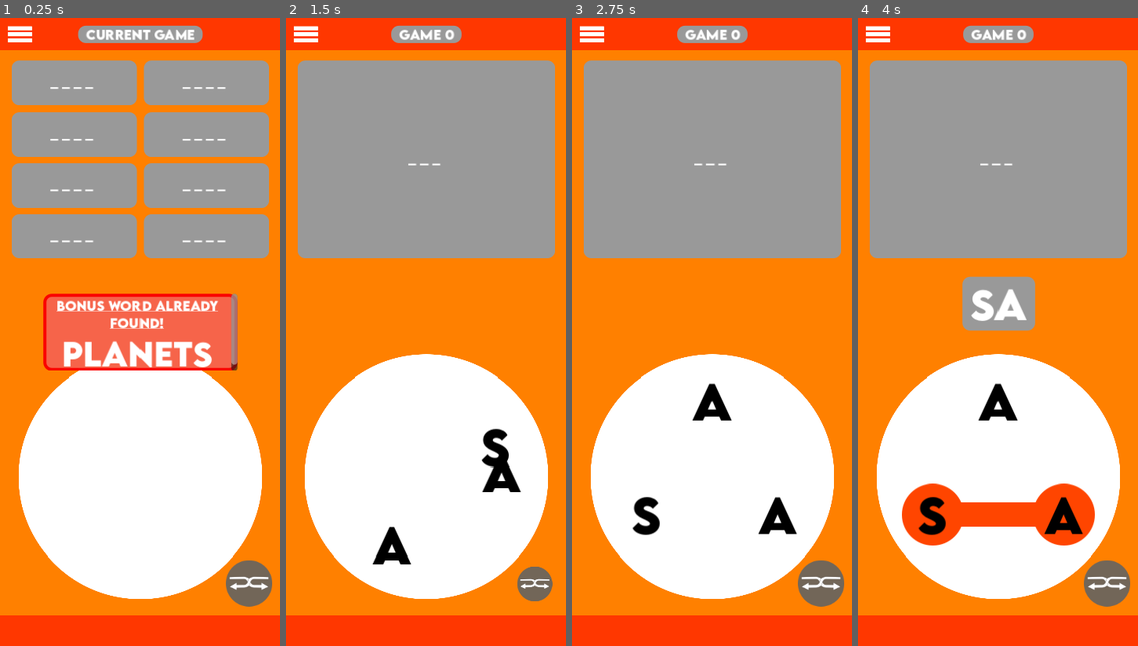
Above: before the commit, frames 1-4 (left to right).
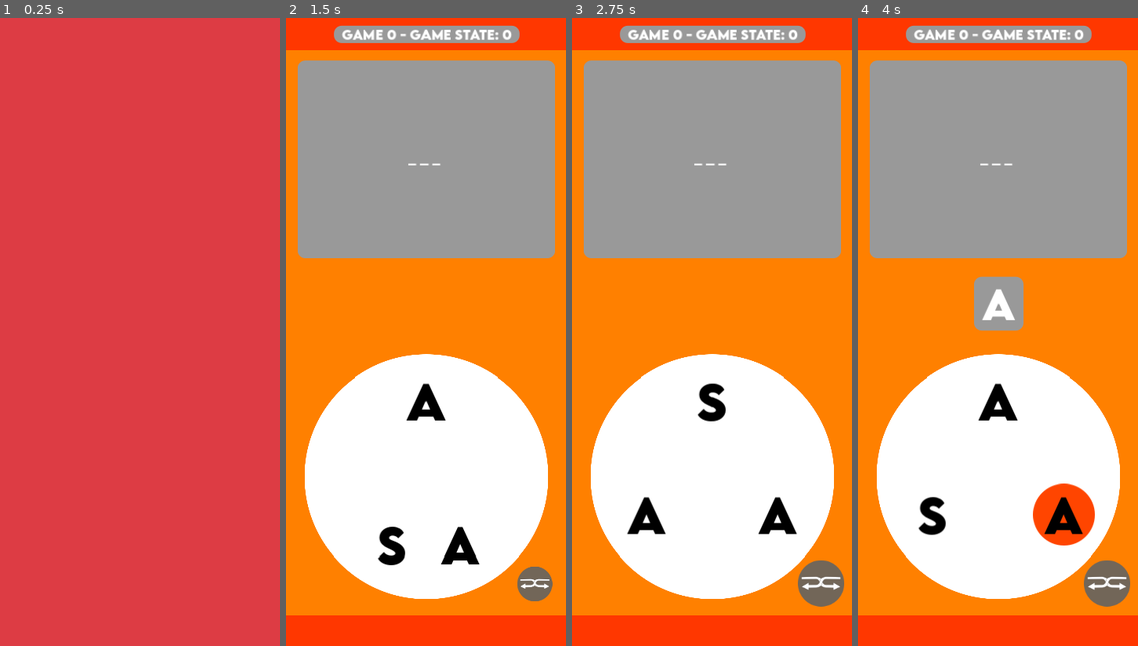
Above: after the commit, the same moments.

Repository: Kimedero/Neno-Play
Game: Godot game, scene res://main_scene.tscn
Same seed, same stepped clock (60 frames per second), same inputs: the game is played once before the commit and once after it.
Inputs (mouse positions are in pixels of both pictures, inside the frame that each line leads up to):
- Up to frame 1 (0.25 s): no input
- Up to frame 2 (1.5 s): click (535, 583) at 0.5 s; click (535, 583) at 1.25 s
- Up to frame 3 (2.75 s): click (821, 583) at 2 s
- Up to frame 4 (4 s): click (877, 30) at 2.77 s; tap Enter at 3.5 s; drag from (933, 514) to (1062, 514) at 3.52 s

The runs differ from the first frame. In frame 1, 100% of the frame differs, in the area x 0-100%, y 0-100%; in frame 2, 3.6%; in frame 3, 2.3%; in frame 4, 5.3%.

Commit message:
Loading Up Progress
Implemented loading up of a previous game's progress

Diff:
--- /dev/null
+++ b/TESTS/dictionary_save_test.gd
@@ -0,0 +1,22 @@
+extends Control
+
+@onready var current_game_label: Label = $CurrentGameLabel
+@onready var word_text_edit: TextEdit = $wordTextEdit
+@onready var save_button: Button = $SaveButton
+@onready var info_label: Label = $infoLabel
+
+var progress_dict: Dictionary
+var current_game: int = 0
+
+func _ready() -> void:
+	save_button.pressed.connect(save_progress)
+
+
+func save_progress():
+	var text_to_save: String = ""
+	for i in current_game + 1:
+		text_to_save += "%s -> " % [word_text_edit.text]
+	progress_dict["game_%s" % current_game] = text_to_save
+
+	info_label.text = "%s" % progress_dict
+	current_game += 1
--- /dev/null
+++ b/TESTS/dictionary_save_test.tscn
@@ -0,0 +1,55 @@
+[gd_scene load_steps=2 format=3 uid="uid://7tfgalo8hlit"]
+
+[ext_resource type="Script" uid="uid://clcm66gxm3h7i" path="res://TESTS/dictionary_save_test.gd" id="1_i5c6s"]
+
+[node name="DictionarySaveTest" type="Control"]
+layout_mode = 3
+anchors_preset = 15
+anchor_right = 1.0
+anchor_bottom = 1.0
+offset_left = 10.0
+offset_top = 10.0
+offset_right = -10.0
+offset_bottom = -10.0
+grow_horizontal = 2
+grow_vertical = 2
+script = ExtResource("1_i5c6s")
+
+[node name="CurrentGameLabel" type="Label" parent="."]
+layout_mode = 1
+anchors_preset = -1
+anchor_right = 1.0
+anchor_bottom = 0.05
+text = "Current game"
+horizontal_alignment = 1
+
+[node name="wordTextEdit" type="TextEdit" parent="."]
+layout_mode = 1
+anchors_preset = -1
+anchor_top = 0.05
+anchor_right = 1.0
+anchor_bottom = 0.1
+text = "mundu"
+placeholder_text = "type something here"
+
+[node name="SaveButton" type="Button" parent="."]
+layout_mode = 1
+anchors_preset = -1
+anchor_top = 0.1
+anchor_right = 1.0
+anchor_bottom = 0.15
+offset_left = 2.0
+offset_top = 2.0
+offset_right = -2.0
+offset_bottom = -2.0
+text = "Save Progress"
+
+[node name="infoLabel" type="Label" parent="."]
+layout_mode = 1
+anchors_preset = -1
+anchor_top = 0.15
+anchor_right = 1.0
+anchor_bottom = 1.0
+text = "info"
+horizontal_alignment = 1
+autowrap_mode = 3
--- a/main_scene.gd
+++ b/main_scene.gd
@@ -2,9 +2,14 @@
 
 const GAME_MAKER = preload("res://resources/game_maker.tres")
 
-var current_game: int = 0
+var current_game: int = 0 # 31 # 0
 enum LANGUAGE {ENGLISH, SWAHILI}
 @export var current_language := LANGUAGE.ENGLISH
+
+# every time we figure out a bonus word we get a reward according to how long the word is
+var current_score: int = 0
+enum GAME_STATE {IN_PROGRESS, LEVEL_COMPLETED}
+var game_state: GAME_STATE = GAME_STATE.IN_PROGRESS
 
 @onready var formed_word_label: Label = $BottomPart/FormedWordControl/FormedWordLabel
 
@@ -30,6 +35,8 @@
 var words_to_find_array: Array = ['PLAN', 'LANE', 'PLEA', 'LANES', 'LEAPS', 'PLANE', 'PLANES',  'PLEAS']
 var found_words_array: Array
 var found_bonus_words_array: Array
+var temp_found_words_array: Array # after loading the game we hold the values here before
+var temp_found_bonus_words_array: Array
 
 ## an array full of words
 var all_english_words: Array
@@ -52,6 +59,8 @@
 var dictionary_file = "res://assets/dictionary.txt"
 var kamusi_file = "res://assets/Kamusi/kamusi_words.txt"
 
+var current_progress_dict: Dictionary
+
 @onready var shuffle_texture_button: TextureButton = $BottomPart/ShuffleTextureButton
 
 @onready var current_game_label: Label = $UpperPart/CurrentGameLabel
@@ -59,10 +68,14 @@
 @onready var screen_transition_color_rect: ColorRect = $ScreenTransitionColorRect
 @onready var game_over_screen_color_rect: ColorRect = $GameOverScreenColorRect
 
+var save_file_path = "user://progress.sav" # progress/
+
 func _ready() -> void:
+	randomize()
+
 	initialize_game()
 
-	#load_next_game()
+	load_progress()
 
 	screen_transition()
 
@@ -96,7 +109,7 @@
 
 	all_english_words = parse_dictionary(dictionary_file)
 	all_swahili_words = parse_dictionary(kamusi_file)
-	dictionary_choice()
+	choose_dictionary()
 
 	handling_notches()
 
@@ -105,7 +118,7 @@
 
 func load_next_game():
 	# loading a new game
-	load_new_game_settings()
+	initialize_new_game_settings()
 	format_word_grid()
 
 	centering_dot_hub()
@@ -117,10 +130,10 @@
 	shuffle_dots()
 
 	# making sure we are loading the right dictionary
-	dictionary_choice()
-
-
-func load_new_game_settings():
+	choose_dictionary()
+
+
+func initialize_new_game_settings():
 	# settings to reset
 	found_words_array.clear()
 	found_bonus_words_array.clear()
@@ -136,7 +149,7 @@
 	if game_dict.has(current_game):
 		var curr_game_settings: Dictionary = game_dict[current_game]
 		print("Current game settings: %s" % [curr_game_settings])
-		current_game_label.text = "Game %s" % [current_game]
+		current_game_label.text = "Game %s - Game State: %s" % [current_game, game_state]
 		actual_letters = curr_game_settings.letters
 		number_of_dots = actual_letters.length()
 		word_columns = curr_game_settings.columns
@@ -205,24 +218,28 @@
 func certify_formed_word():
 	var formed_word = formed_word_label.text
 	if formed_word.length() > 1:
-		#for _word: Control in word_grid_container.get_children():
-			if formed_word in word_panel_dict.keys():
-				if formed_word not in found_words_array:
-			#if formed_word == _word.word_to_display:
-					word_panel_dict[formed_word].animate_found_word()
-					#_word.animate_found_word()
-					found_words_array.append(formed_word)
-
-					if found_words_array.size() == words_to_find_array.size():
-						current_game += 1
-						#print("Congratulations! You finished the game!")
-						screen_transition()
-						#load_next_game()
-				else:
-					word_panel_dict[formed_word].flash_found_word()
-					#print("Flash the formed word on screen!")
+		# checking if the formed word appears in the word panel
+		if formed_word in word_panel_dict.keys():
+			if formed_word not in found_words_array:
+				word_panel_dict[formed_word].animate_found_word()
+				found_words_array.append(formed_word)
+				save_progress()
+				print("Appended and saved formed word!")
+
+				# when the size of the found word array and words to find array tally we advance the current game
+				if found_words_array.size() == words_to_find_array.size():
+					game_state = GAME_STATE.LEVEL_COMPLETED
+					save_progress()
+					print("Completed game advanced it and saved!")
+					#current_game += 1
+					#print("Congratulations! You finished the game!")
+
+					screen_transition()
 			else:
-				look_up_word_in_dictionary(formed_word)
+				word_panel_dict[formed_word].flash_found_word()
+				#print("Flash the formed word on screen!")
+		else:
+			look_up_word_in_dictionary(formed_word)
 
 		#print("You formed: %s" % [formed_word])
 	formed_word_label.text = ""
@@ -268,11 +285,37 @@
 	word_grid_container.columns = word_columns
 	for word_to_find: String in words_to_find_array:
 		#print("Word: %s" % [_word])
-		var new_word_panel = WORD_PANEL.instantiate()
+		var new_word_panel: WordPanel = WORD_PANEL.instantiate()
 		new_word_panel.word_to_display = word_to_find.to_upper()
 		word_grid_container.add_child(new_word_panel)
 
 		word_panel_dict[word_to_find.to_upper()] = new_word_panel
+
+	load_found_and_bonus_words()
+
+
+func load_found_and_bonus_words():
+	#game_state = GAME_STATE.IN_PROGRESS
+
+	if not temp_found_words_array.is_empty():
+		found_words_array.clear()
+		found_words_array = temp_found_words_array.duplicate()
+
+		var word_grid_container_children: Array = word_grid_container.get_children()
+		for found_word: String in temp_found_words_array:
+			for wp: WordPanel in word_grid_container_children:
+				if wp.word_to_display.to_upper() == found_word.to_upper():
+					wp.animate_found_word()
+
+					#word_panel_dict[word_to_find.to_upper()] = new_word_panel
+					print("Word to Display: %s" % [wp.word_to_display])
+
+	if not temp_found_bonus_words_array.is_empty():
+		found_bonus_words_array.clear()
+		found_bonus_words_array = temp_found_bonus_words_array.duplicate()
+		#temp_found_bonus_words_array.clear()
+
+	#print("word_panel_dict: %s" % [word_panel_dict])
 
 
 func look_up_word_in_dictionary(formed_word: String):
@@ -284,8 +327,13 @@
 			display_already_found_bonus_word(formed_word)
 			#print("ALREADY FOUND WORD: %s" % [formed_word])
 
-		found_bonus_words_array.append(formed_word.to_upper())
-
+		if formed_word.to_upper() not in found_bonus_words_array:
+			found_bonus_words_array.append(formed_word.to_upper())
+			save_progress()
+			print("Updated bonus words and saved game!")
+	else:
+		# we have a word not found animation
+		pass
 
 func display_found_bonus_word(bonus_word: String):
 	bonus_word_rich_text_label.text = "[center][u]Bonus Word Found![/u]\n[font_size=40][color=green]%s[/color][/font_size][/center]" % [bonus_word]
@@ -349,8 +397,9 @@
 
 
 func screen_transition():
-	#screen_color_rect.scale = Vector2(0, 1)
-	screen_transition_color_rect.pivot_offset = Vector2(0, size.y * 0.5)
+	screen_transition_color_rect.visible = true
+	#screen_transition_color_rect.scale = Vector2(0, 1)
+	screen_transition_color_rect.pivot_offset = Vector2(size.x, size.y * 0.5)
 
 	var screen_transition_tween := create_tween()
 	screen_transition_tween.tween_property(screen_transition_color_rect, "scale:x", 1, 0.8)
@@ -358,7 +407,7 @@
 	# We wait to cover the screen before loading the next game
 	screen_transition_tween.tween_callback(load_next_game)
 
-	screen_transition_tween.tween_property(screen_transition_color_rect, "pivot_offset", Vector2(size.x, size.y * 0.5), 0.05)
+	screen_transition_tween.tween_property(screen_transition_color_rect, "pivot_offset", Vector2(0, size.y * 0.5), 0.05)
 	screen_transition_tween.tween_property(screen_transition_color_rect, "scale:x", 0, 0.5)
 	screen_transition_tween.set_ease(Tween.EASE_IN_OUT)
 	screen_transition_tween.set_trans(Tween.TRANS_QUINT)
@@ -376,10 +425,60 @@
 	game_over_transition_tween.set_trans(Tween.TRANS_SINE)
 
 
-func dictionary_choice():
+func choose_dictionary():
 	match current_language:
 		LANGUAGE.ENGLISH:
 			all_words = all_english_words
 		LANGUAGE.SWAHILI:
 			all_words = all_swahili_words
 	#print(all_words[all_words.size() - 1])
+
+
+func save_progress():
+	var save_file := FileAccess.open(save_file_path, FileAccess.WRITE)
+
+	current_progress_dict["game_%s_found_words" % [current_game]] = found_words_array.duplicate()
+	current_progress_dict["game_%s_found_bonus_words" % [current_game]] = found_bonus_words_array.duplicate()
+
+	# here we want to make sure that we are either advancing the current game or just saving progress so far
+	match game_state:
+		GAME_STATE.LEVEL_COMPLETED:
+			current_game += 1
+			game_state = GAME_STATE.IN_PROGRESS
+
+	current_progress_dict["current_game"] = current_game # we save before advancing to the next game
+	current_progress_dict["current_score"] = current_score
+
+	save_file.store_var(current_progress_dict)
+	save_file.close()
+	print("Saved Progress Dict: %s" % [current_progress_dict])
+
+
+func load_progress():
+	if FileAccess.file_exists(save_file_path):
+		var read_file := FileAccess.open(save_file_path, FileAccess.READ)
+		var loaded_current_progress_dict: Dictionary = read_file.get_var()
+		read_file.close()
+		current_progress_dict = loaded_current_progress_dict
+		#LOAD CURRENT GAME
+		if "current_game" in loaded_current_progress_dict:
+			current_game = loaded_current_progress_dict["current_game"]
+		#LOAD CURRENT SCORE
+		if "current_score" in loaded_current_progress_dict:
+			current_score = loaded_current_progress_dict["current_score"]
+		print("Loaded Progress Dict: %s" % [loaded_current_progress_dict])
+
+		#we load the found words here
+		# FOUND WORDS
+		if "game_%s_found_words" % [current_game] in loaded_current_progress_dict:
+			temp_found_words_array = loaded_current_progress_dict["game_%s_found_words" % [current_game]].duplicate()
+			print("Game %s Found Words: %s" % [current_game, temp_found_words_array])
+		else:
+			print("Bado kusave found words!")
+
+		# FOUND BONUS WORDS
+		if "game_%s_found_bonus_words" % [current_game] in loaded_current_progress_dict:
+			temp_found_bonus_words_array = loaded_current_progress_dict["game_%s_found_bonus_words" % [current_game]].duplicate()
+			print("Game %s Found Bonus Words: %s" % [current_game, temp_found_bonus_words_array])
+		else:
+			print("Bado kusave found bonus words!")
--- a/main_scene.tscn
+++ b/main_scene.tscn
@@ -72,6 +72,7 @@
 text = "Current Game"
 
 [node name="MenuTextureButton" type="TextureButton" parent="UpperPart"]
+visible = false
 custom_minimum_size = Vector2(50, 10)
 layout_mode = 1
 anchors_preset = -1
--- a/resources/game_maker.gd
+++ b/resources/game_maker.gd
@@ -8,7 +8,69 @@
 		},
 	1:{ # swahili
 		0:{"letters":"Saa", "words_to_find":["SaA"], "columns":1},
-		#1:{"letters":"SANAA", "words_to_find":["SAA", "SANA", "NASA", "ANASA", "SANAA"], "columns":1},
-		#2:{"letters":"HABARI", "words_to_find":["BIA", "BARA", "HABA", "raha", "HABARI", "BAHARI"], "columns":2},
+		1:{"letters":"SANAA", "words_to_find":["SAA", "SANA", "NASA", "ANASA", "SANAA"], "columns":1},
+		2:{"letters":"HABARI", "words_to_find":["BIA", "BARA", "HABA", "raha", "HABARI", "BAHARI"], "columns":2},
+		3:{"letters":"Chungwa", "words_to_find":["Chuna", "wangu", "chunga", "Chungwa"], "columns":1},
+		4:{"letters":"Ndizi", "words_to_find":["nzi", "ndizi"], "columns":1},
+		5:{"letters":"Nanasi", "words_to_find":["niA", "aina", "nani", "sana", "nanasi"], "columns":1},
+		6:{"letters":"Embe", "words_to_find":["embe"], "columns":1},
+		7:{"letters":"Ndazi", "words_to_find":["nia", "nzi","nazi", "ndazi"], "columns":1},
+		8:{"letters":"Pilau", "words_to_find":["pia", "pua", "lia", "lipa", "pilau"], "columns":1},
+		9:{"letters":"Chapati", "words_to_find":["chapati"], "columns":1},
+		10:{"letters":"Kaimati", "words_to_find":["mia", "tai", "kati", "mita", "kamati", "kaimati"], "columns":2},
+		11:{"letters":"Mahindi", "words_to_find":["hii", "ini", "dini", "hadi", "ahidi", "hindi", "imani", "mahindi"], "columns":2},
+		12:{"letters":"Maharagwe", "words_to_find":["gawa", "hawa", "hema", "mega", "raha", "wema", "gharama", "maharagwe"], "columns":2},
+		13:{"letters":"Viazi", "words_to_find":["iva", "vazi", "viazi"], "columns":1},
+
+		14:{"letters":"Karai", "words_to_find":["kaa", "karai"], "columns":1},
+		15:{"letters":"Ndoto", "words_to_find":["ndoo", "ndoto"], "columns":1},
+		16:{"letters":"Mtungi", "words_to_find":["mti", "mtu", "mui", "tui", "mtungi"], "columns":1},
+
+		17:{"letters":"Bakuli", "words_to_find":["kali", "kila", "ukali", "bakuli", "kubali"], "columns":1},
+		18:{"letters":"Sahani", "words_to_find":["nia", "hasa", "nasa", "sahani"], "columns":1},
+		19:{"letters":"Kijiko", "words_to_find":["jiko", "kiko", "kijiko"], "columns":1},
+		20:{"letters":"Kikombe", "words_to_find":["kimo", "kikombe"], "columns":1},
+		21:{"letters":"Sinia", "words_to_find":["nia", "sinia"], "columns":1},
+
+		22:{"letters":"Mtoto", "words_to_find":["moto", "mtoto"], "columns":1},
+
+		23:{"letters":"Dereva", "words_to_find":["dera", "dereva"], "columns":1},
+		24:{"letters":"Makanga", "words_to_find":["kaa", "kama", "manga", "makaa", "makanga"], "columns":1},
+
+		25:{"letters":"Saumu", "words_to_find":["au", "Sumu", "saumu"], "columns":1},
+		26:{"letters":"Kitunguu", "words_to_find":["kuu", "kuni", "kutu", "tui", "kitu", "tunu", "nukuu", "kitunguu"], "columns":2},
+
+		27:{"letters":"Batamzinga", "words_to_find":["nta", "tai", "zaa", "bata", "bima", "giza", "zama", "azima", "batamzinga"], "columns":2},
+
+		28:{"letters":"Mzinga", "words_to_find":["gani", "giza", "zima", "mzinga"], "columns":1},
+		29:{"letters":"Kifaru", "words_to_find":["kiu", "fika", "fura", "kura", "kifaru"], "columns":1},
+
+		30:{"letters":"Simba", "words_to_find":["mia", "basi", "bima", "sima", "SIMBA"], "columns":1},
+		31:{"letters":"Ndovu", "words_to_find":["vundo", "ndovu"], "columns":1},
+		32:{"letters":"Tausi", "words_to_find":["uta", "sita", "suta", "tauSi"], "columns":1},
+
+		33:{"letters":"Tauni", "words_to_find":["nta", "tani", "tauni"], "columns":1},
+		34:{"letters":"Kifaduro", "words_to_find":["fika", "kifaduro"], "columns":1},
+		35:{"letters":"Kifua kikuu", "words_to_find":["fua", "kifua", "kikuu", "kifuakikuu"], "columns":1},
+		36:{"letters":"Saratani", "words_to_find":["nata", "tani", "tasa", "tania", "SarAtani"], "columns":1},
+		37:{"letters":"Kichaa", "words_to_find":["chaki", "kichaA"], "columns":1},
+
+		38:{"letters":"Mdomo", "words_to_find":["omo", "domo", "mdomo"], "columns":1},
+		39:{"letters":"MaSikio", "words_to_find":["sio", "sima", "maSikio"], "columns":1},
+		40:{"letters":"MaPua", "words_to_find":["mua", "mapuA"], "columns":1},
+		41:{"letters":"Kichwa", "words_to_find":["kichwA"], "columns":1},
+		42:{"letters":"Miguu", "words_to_find":["miguu"], "columns":1},
+		43:{"letters":"Mikono", "words_to_find":["mikono"], "columns":1},
+		44:{"letters":"MaPafu", "words_to_find":["mapAfu"], "columns":1},
+
+		45:{"letters":"Mifupa", "words_to_find":["mifupA"], "columns":1},
+
+		46:{"letters":"Sidiria", "words_to_find":["SidiriA"], "columns":1},
+		47:{"letters":"Rinda", "words_to_find":["rindA"], "columns":1},
+
+		48:{"letters":"Manjano", "words_to_find":["jana", "mana", "njaa", "mAnjano"], "columns":1},
+		49:{"letters":"Samawati", "words_to_find":["misa", "sawa", "tama", "tamaa", "SamAwati"], "columns":1},
+		50:{"letters":"Nyekundu", "words_to_find":["nyekundu"], "columns":1},
+		51:{"letters":"Hudhurungi", "words_to_find":["hudhurungi"], "columns":1},
 	},
 }
--- a/word/word_panel.gd
+++ b/word/word_panel.gd
@@ -1,4 +1,5 @@
 extends Control
+class_name WordPanel
 
 var word_to_display: String = "JINA"
 
Not shown, changed: Assets/Kamusi/kamusi_words.txt
Not shown, added: TESTS/dictionary_save_test.gd.uid
Not shown, changed: export_presets.cfg
